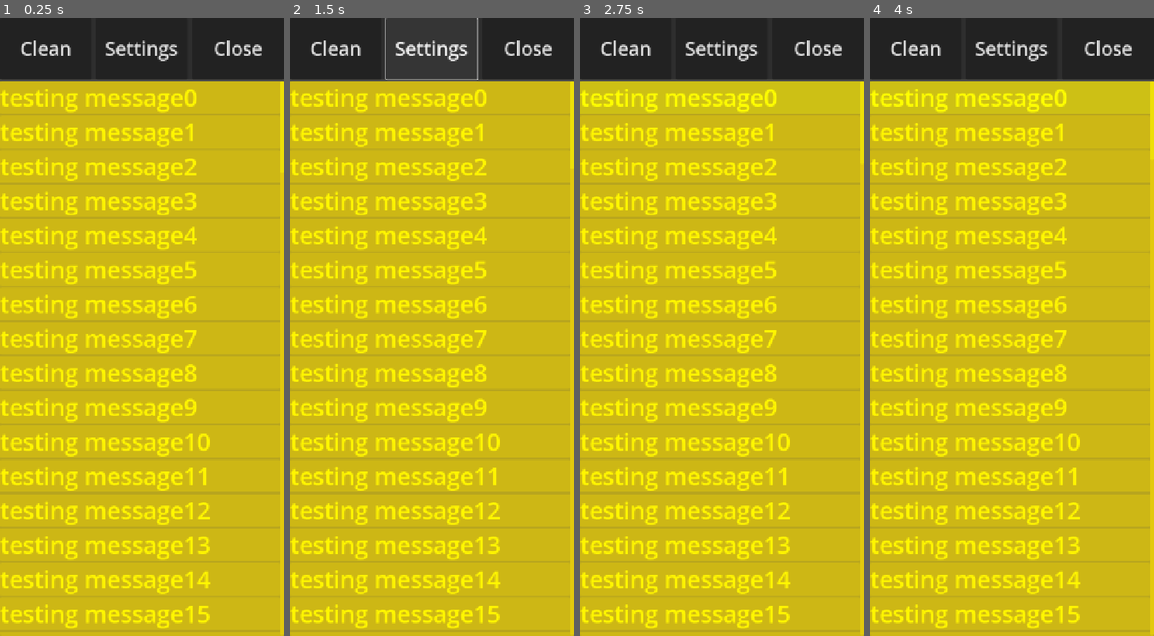
Above: before the commit, frames 1-4 (left to right).
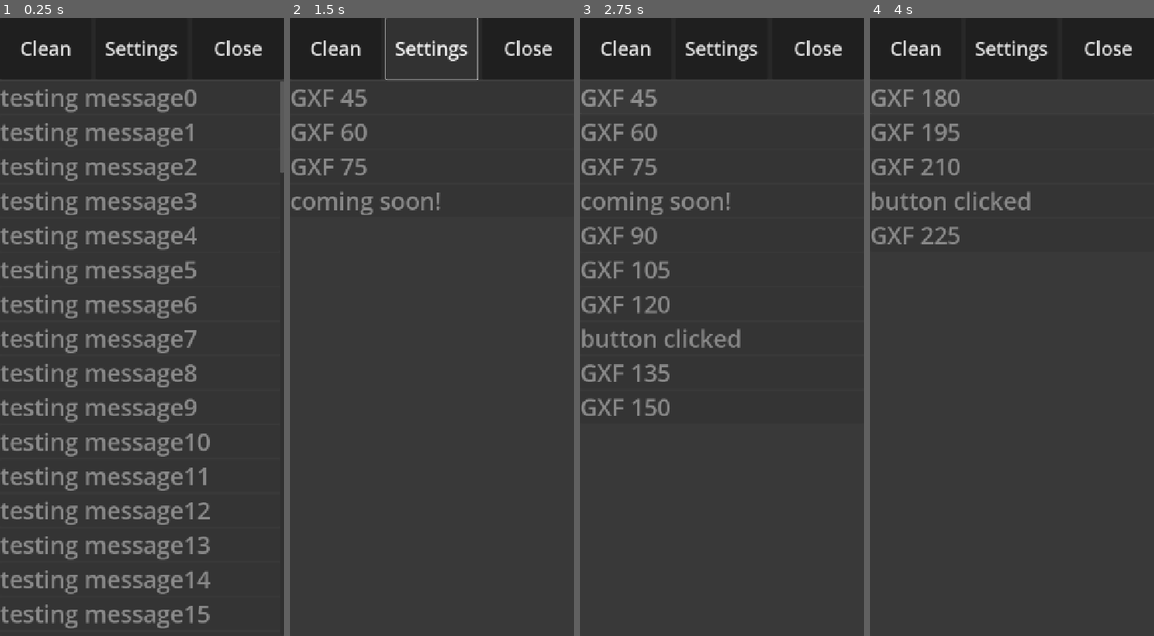
Above: after the commit, the same moments.

Repository: rk042/godot-runtime-log-viewer
Game: Godot game, scene res://godot-rutime-log-viewer/scenes/log_viewer_canvas_scene.tscn
The game is run twice, just before and just after one commit, with the same random seed, the same clock (stepped at 60 frames per second) and the same inputs.
Inputs (mouse positions are in pixels of both pictures, inside the frame that each line leads up to):
- Up to frame 1 (0.25 s): no input
- Up to frame 2 (1.5 s): click "Clean" at 0.5 s; click "Settings" at 1.25 s
- Up to frame 3 (2.75 s): click (719, 98) at 2.02 s
- Up to frame 4 (4 s): click "Clean" at 2.75 s; click (1009, 98) at 3.52 s

The runs differ from the first frame. In frame 1, 90% of the frame differs, in the area x 0-100%, y 10-100%; in frame 2, 90%; in frame 3, 90%; in frame 4, 90%.

Commit message:
added button click and logic to clean logs and close window

Diff:
--- a/godot-rutime-log-viewer/scenes/log_viewer_canvas_scene.tscn
+++ b/godot-rutime-log-viewer/scenes/log_viewer_canvas_scene.tscn
@@ -17,7 +17,6 @@
 item = ExtResource("2_i1a0n")
 
 [node name="background_panel" type="Panel" parent="."]
-visible = false
 modulate = Color(1, 1, 1, 0.4745098)
 layout_mode = 1
 anchors_preset = 15
@@ -69,7 +68,8 @@
 text = "Close"
 
 [node name="bottom_menu" type="Panel" parent="VBoxContainer"]
-modulate = Color(13.727448, 8.800997, 0, 1)
+modulate = Color(1, 1, 1, 0.5058824)
+self_modulate = Color(1, 1, 1, 0.4627451)
 layout_mode = 2
 size_flags_vertical = 3
 size_flags_stretch_ratio = 0.9
--- a/godot-rutime-log-viewer/scripts/log_viewer_canvas_scene.gd
+++ b/godot-rutime-log-viewer/scripts/log_viewer_canvas_scene.gd
@@ -2,13 +2,31 @@
 
 @export var item:PackedScene
 @onready var v_box_container: VBoxContainer = $VBoxContainer/bottom_menu/ScrollContainer/VBoxContainer
+@onready var button_clean: Button = $VBoxContainer/top_menu/HBoxContainer/button_clean
+@onready var button_settings: Button = $VBoxContainer/top_menu/HBoxContainer/button_settings
+@onready var button_close: Button = $VBoxContainer/top_menu/HBoxContainer/button_close
 
 func _ready() -> void:
 	LogRouter.log_message.connect(_on_log_message)
 	LogRouter.log_error.connect(_on_log_error)
 
+	button_clean.pressed.connect(_clean_button_pressed)
+	button_settings.pressed.connect(_settings_button_pressed)
+	button_close.pressed.connect(_close_button_pressed)
+
 	for i in range(100):
 		print("testing message",i)
+
+func _close_button_pressed() -> void:
+	self.visible = false
+	pass
+func _clean_button_pressed() -> void:
+	for i in v_box_container.get_children():
+		i.queue_free()
+	pass
+func _settings_button_pressed() -> void:
+	print("coming soon!")
+	pass
 
 func _on_log_message(message: String, is_error: bool) -> void:
 	var _item:item_lable_button = item.instantiate()
